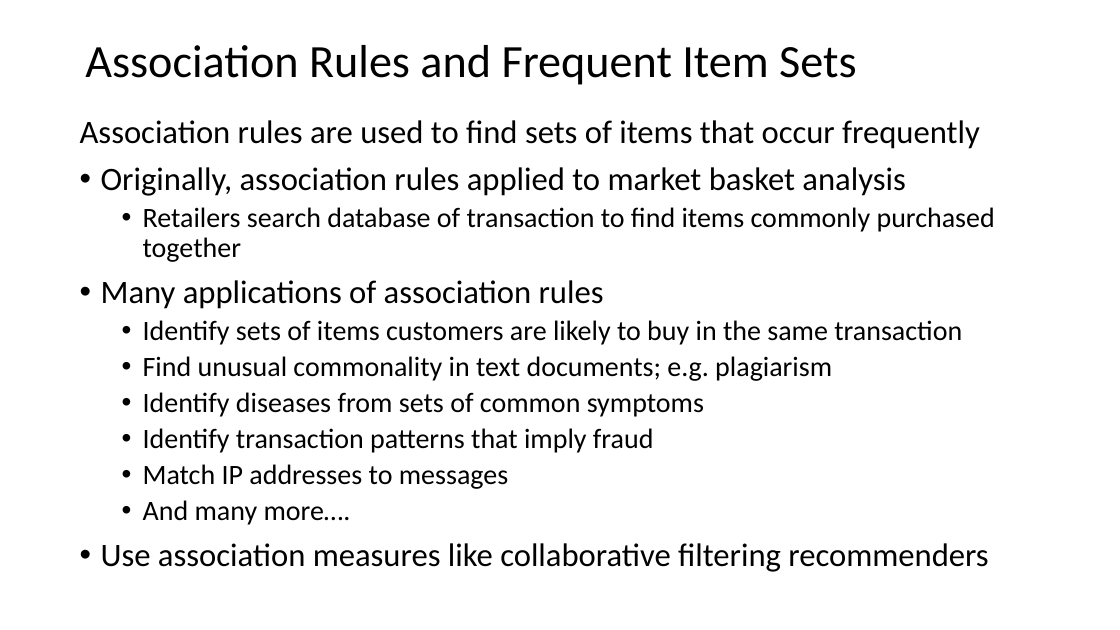
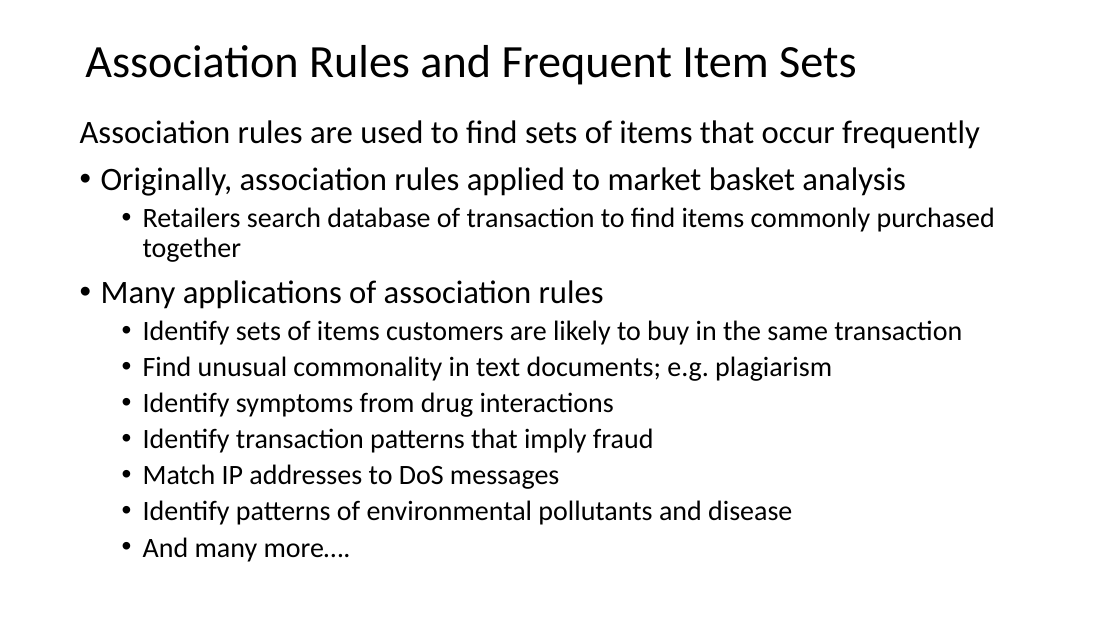
Before and after one commit to StephenElston/CSCI-E-108, a slide deck: slide 2 of slides/11_AssociationsFrequentItems.pptx. Drawn at 1120x630 pixels with LibreOffice and Linux fonts; fonts in the diff are those of the drawing. Boxes give left, top, right and bottom in pixels: in the first picture for what was removed or moved away, otherwise in the second. Text is boxed around its words. In the diff, an @@ line names an element or a change of style, - is before the commit and + after.

```diff
--- a/slides/11_AssociationsFrequentItems.pptx
+++ b/slides/11_AssociationsFrequentItems.pptx
@@ text at [143, 392, 614, 417]: text changed @@
-  • Identify diseases from sets of common symptoms
+  • Identify symptoms from drug interactions
@@ text at [143, 464, 792, 525]: text changed @@
-  • Match IP addresses to messages
+  • Match IP addresses to DoS messages
+  • Identify patterns of environmental pollutants and disease
@@ text at [101, 543, 988, 572]: paragraph removed @@
-• Use association measures like collaborative filtering recommenders
```
Also in this commit, not shown: 6 other slides changed, 5 slides added.
